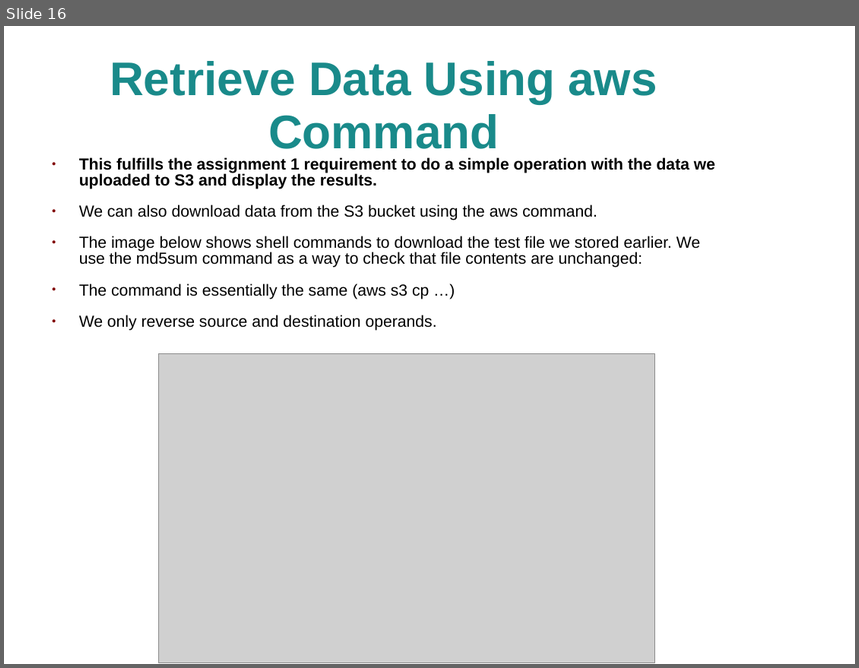
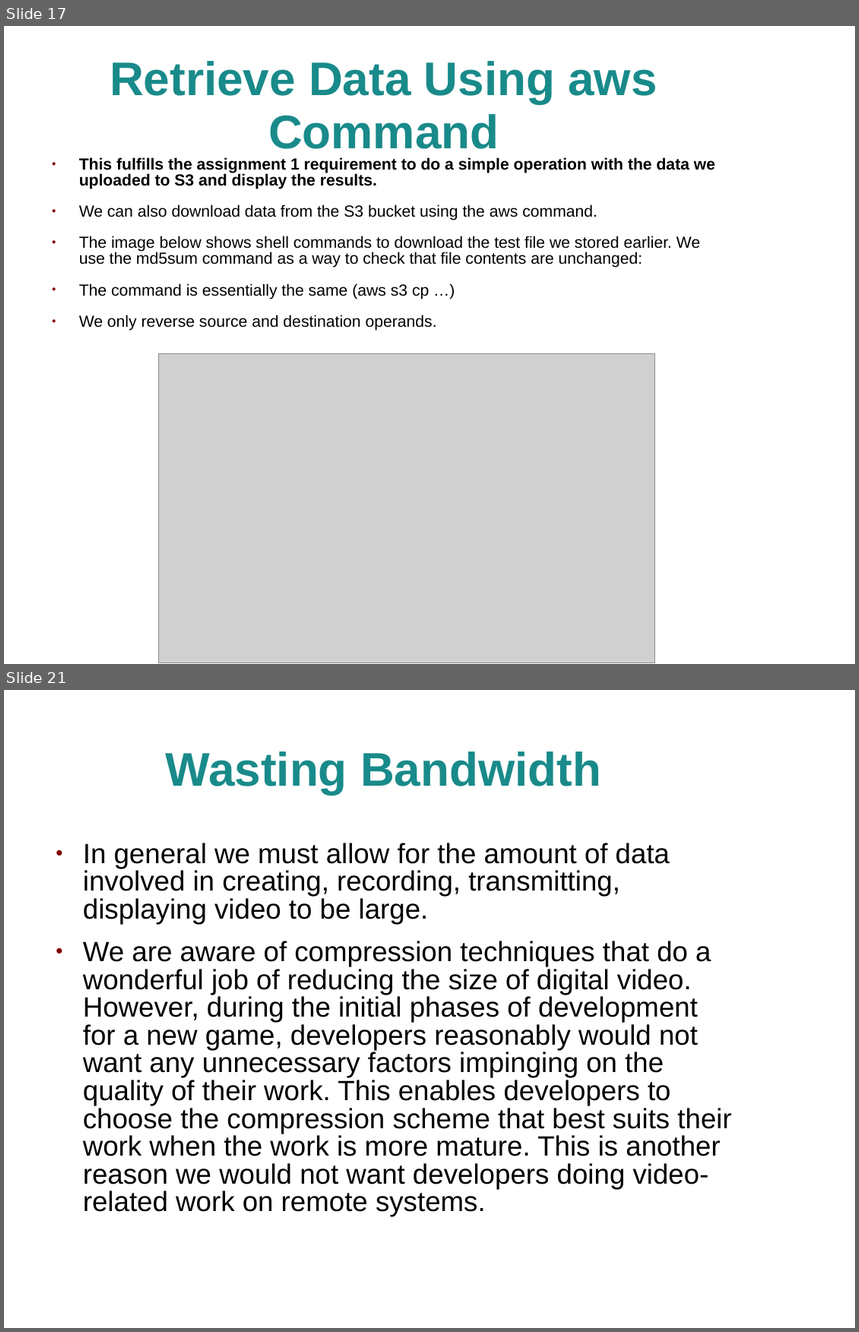
Before and after one commit to jhancock1975/cloud, a slide deck: assignment-1/assignment-1.ppt. Shown one above the other, each under a label of ours: slide 16 before the commit, slides 17 and 21 after it; the slides between them are not shown. The pictures are 859x668 and 859x1332 pixels, drawn with LibreOffice and Linux fonts; fonts in the diff are those of the drawing; grey boxes stand for pictures; background and template pictures are left out. Boxes give left, top, right and bottom in pixels: in the first picture for what was removed or moved away, otherwise in the second. Text is boxed around its words. In the diff, an @@ line names an element or a change of style, - is before the commit and + after.

```diff
--- a/assignment-1/assignment-1.ppt
+++ b/assignment-1/assignment-1.ppt
@@ slide 21 added at [4, 690, 855, 1328], background picture (left out) @@
@@ title added at [166, 752, 601, 794], 44 pt, text #198A8A, bold @@
+Wasting Bandwidth
@@ text added at [83, 843, 731, 1217], 26 pt, text #000000 @@
+● In general we must allow for the amount of data involved in creating, recording, transmitting, displaying video to be large.
+● We are aware of compression techniques that do a wonderful job of reducing the size of digital video. However, during the initial phases of development for a new game, developers reasonably would not want any unnecessary factors impinging on the quality of their work. This enables developers to choose the compression scheme that best suits their work when the work is more mature. This is another reason we would not want developers doing video-related work on remote systems.
@@ what was slide 16 is now slide 17 @@
```
Also in this commit, not shown: 2 slides changed, 15 other slides added, 1 slide removed, 4 other files.
